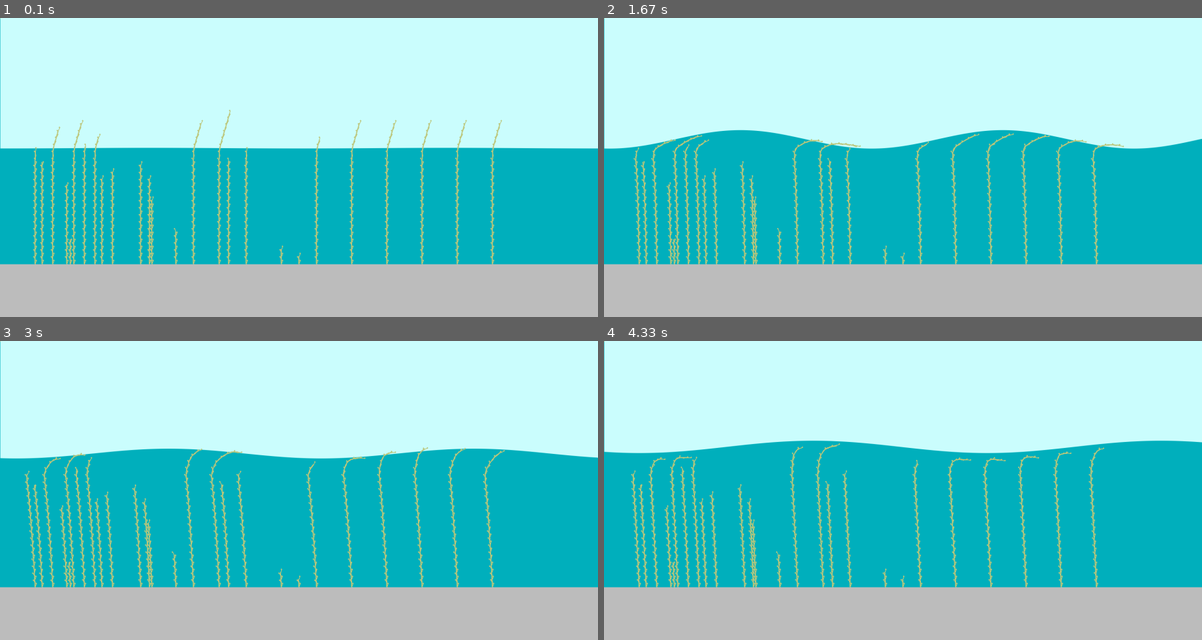
Above: before the commit, frames 1-4 (two rows, left to right).
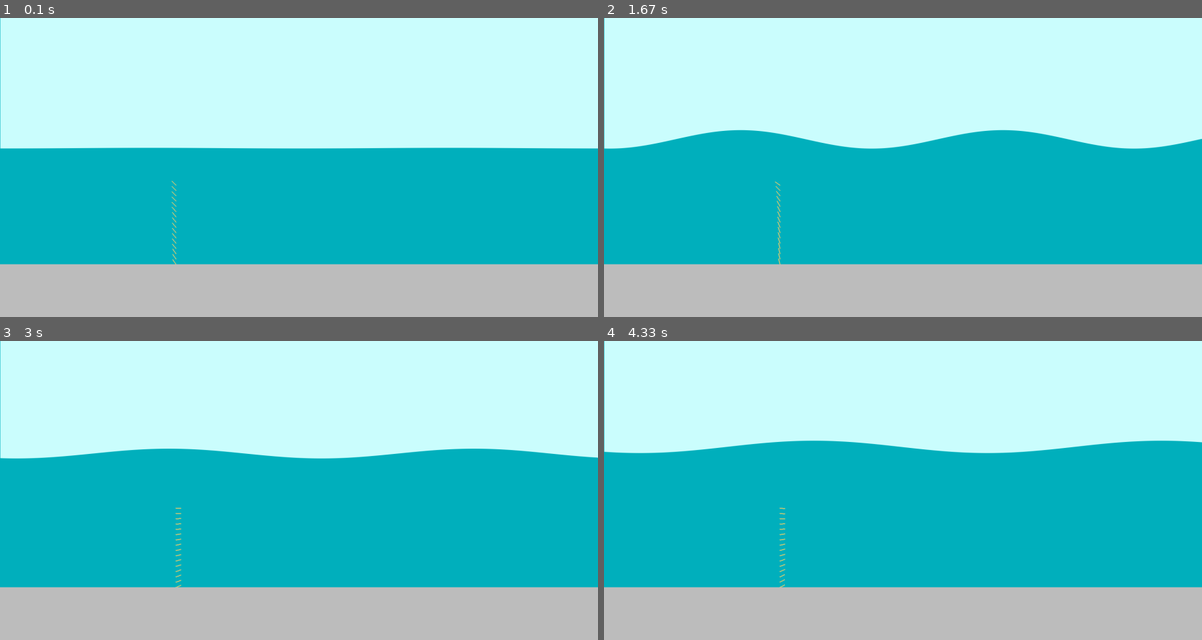
Above: after the commit, the same moments.

Repository: ggalisky/Kelp_sim
Game: pygame game, started from pygame_copy/kelp_sim/kelp_main.py
Same seed, same stepped clock (60 frames per second), same inputs: the game is played once before the commit and once after it.
Inputs (mouse positions are in pixels of both pictures, inside the frame that each line leads up to):
- Up to frame 1 (0.1 s): no input
- Up to frame 2 (1.67 s): hold Q 0.33-0.8 s; hold Right 0.33-0.8 s; move the mouse to (879, 179) at 0.37 s; hold Right 0.83-1.3 s; hold D 0.83-1.3 s; move the mouse to (1094, 158) at 0.87 s; hold Up 1.33-1.63 s; hold W 1.33-1.63 s; move the mouse to (759, 170) at 1.37 s; tap Z at 1.4 s; tap E at 1.48 s
- Up to frame 3 (3 s): hold Right 1.67-2.13 s; hold D 1.67-2.13 s; move the mouse to (113, 445) at 1.7 s; tap Z at 1.73, 2.03, 2.23, 2.53, 2.8 s; hold Left 2.17-2.7 s; hold A 2.17-2.7 s; move the mouse to (388, 385) at 2.2 s; tap X at 2.32 s; hold Down from 2.73 s (still down); hold S from 2.73 s (still down); move the mouse to (370, 517) at 2.77 s; tap E at 2.88 s
- Up to frame 4 (4.33 s): release Down at 3.03 s; release S at 3.03 s; hold Left 3.07-3.47 s; hold A 3.07-3.47 s; move the mouse to (914, 388) at 3.1 s; tap Z at 3.13, 3.43, 3.57, 3.97, 4.27 s; hold Up 3.5-3.87 s; hold W 3.5-3.87 s; move the mouse to (687, 481) at 3.53 s; tap X at 3.65 s; hold Right from 3.9 s (still down); hold D from 3.9 s (still down); move the mouse to (908, 520) at 3.93 s; tap E at 4.05 s

The runs differ from the first frame. In frame 1, 3.6% of the frame differs, in the area x 0-84%, y 0-83%; in frame 2, 3.8%; in frame 3, 3.8%; in frame 4, 3.9%.

Commit message:
oopified some stuff, still cant get Ik to work

Diff:
--- a/pygame_copy/kelp_sim/kelp_main.py
+++ b/pygame_copy/kelp_sim/kelp_main.py
@@ -4,6 +4,8 @@
 from segment import kelp
 from segment import kelp_segment
 from segment import kelp_forest
+
+from segment import segment_chain
 
 sky_blue = (204,255,255)
 monastery_blue = (0,177,190)
@@ -125,6 +127,12 @@
 
     forest_A = kelp_forest(locations,lengths,pygame,screen)
 
+
+
+    test_leaf = segment_chain(15,15,(500,700),screen,pygame)
+
+    test_leaf.render_segments_IK((500,500))
+
     offset = 0
     frequency = 2
     amplitude = 20
@@ -157,21 +165,25 @@
                                 quit()
                         #if keys[pygame.K_p]:
 
+            mouse_x, mouse_y = pygame.mouse.get_pos()
+            mouse_coords = (mouse_x,mouse_y)
+
             clear_screen(screen)
 
+            offset += wave_offset_loop_inc # makes waves look like they flow to the right
+
             wave_cords = draw_sine_wave(screen,offset,frequency,11* counter_amp_output,overallY)
 
-            #kelp_new_test.render_segments_tracking_wave(wave_cords[kelp_new_test.anchor_coord[0]],counter_amp_output*11,wave_cords)
-
-            forest_A.render_kelp_forest(overallY,wave_cords,show_targets,counter_amp_output*11)
-
-            y_value = wave_cords[300]
-
-            #print("overall Y, ", overallY, " local y,", y_value, "delta: ", overallY-y_value)
-
-            #print("freq: ", frequency, " amp: ", amplitude, "overally", overallY)
-
-            offset += wave_offset_loop_inc
+            #forest_A.render_kelp_forest(overallY,wave_cords,show_targets,counter_amp_output*11)
+
+            test_leaf.render_segments_IK(mouse_coords)
+
+
+
+
+
+
+
 
             if keys[pygame.K_q]:
                 frequency+=.01
--- a/pygame_copy/kelp_sim/segment.py
+++ b/pygame_copy/kelp_sim/segment.py
@@ -7,7 +7,7 @@
 
 
 ###
-class kelp_segment:
+class segment:
 
     def __init__(self,start_angle,length, surface, pygameobj,parent=None,start_point=None,  angle_recovery_delay =1,joint_stiffness = 1,angle_overshoot = 0, child = None):
 
@@ -26,14 +26,6 @@
         self.segment_number = 0
         self.child = child
 
-        self.leaf_stem_point = (0,0)
-        self.leaf_stem_length = 10
-        self.leaf_stem_angle = 0
-        self.leaf = None # can be None, left, or right
-        self.leaf_key_points = [(0,0)]
-
-
-
         self.parent = parent
         if parent:
             self.segment_number = parent.segment_number + 1
@@ -67,8 +59,6 @@
         self.pg.draw.circle(self.surface, color, self.start_point, thickness/2)
         self.pg.draw.circle(self.surface, color, self.end_point, thickness/2)
 
-        self.draw_leaf(color, thickness-1)
-
     def angle_from_dx_dy(self, dx,dy):
         return math.atan2(dy,dx)
 
@@ -236,79 +226,17 @@
         if show_targets:
             self.render_target_point((target_x,target_y))
 
-        if self.leaf:
-                self.solve_leaf_position()
-
-    def solve_leaf_position(self):
-        # (x₁ + x₂)/2, (y₁ + y₂)/2.
-
-        leaf_stem_min_angle = math.pi/8
-
-        if self.target_group == "SURFACE":
-            #allow for leaf_stem_angle to be changed when the kelp is on the surface
-            leaf_stem_min_angle = math.pi/20
-            pass
-
-        leaf_stem_length = self.leaf_stem_length
-
-        self.leaf_stem_point = ( (self.start_point[0] + self.end_point[0])/2 , (self.start_point[1] + self.end_point[1])/2 )
-
-        target = (0,0)
-
-        target_reach = 40
-
-        if self.leaf == "RIGHT":
-            self.leaf_stem_angle = self.angle + leaf_stem_min_angle
-            target = (self.leaf_stem_point[0]+ target_reach, self.leaf_stem_point[1] +target_reach)
-
-        elif self.leaf == "LEFT":
-            self.leaf_stem_angle = self.angle - leaf_stem_min_angle
-            target = (self.leaf_stem_point[0] - target_reach, self.leaf_stem_point[1] + target_reach)
-
-        # need to get end point based on
-
-        self.leaf_key_points[0] = ( leaf_stem_length * math.cos(self.leaf_stem_angle) + self.leaf_stem_point[0], leaf_stem_length * math.sin(self.leaf_stem_angle) + self.leaf_stem_point[1] )#x = r cosθ and y = r sinθ
-
-        if self.leaf == "RIGHT":
-            self.leaf_stem_angle = self.angle + leaf_stem_min_angle
-            target = (self.leaf_stem_point[0]+ target_reach, self.leaf_stem_point[1] +target_reach)
-
-        elif self.leaf == "LEFT":
-            self.leaf_stem_angle = self.angle - leaf_stem_min_angle
-            target = (self.leaf_stem_point[0] - target_reach, self.leaf_stem_point[1] + target_reach)
-
-
-        '''
-        self.solve_ik(0, self.leaf_key_points[-1], target)
-
-        angle = 0
-        for i in range(1, len(self.leaf_key_points)):
-            angle += self.leaf_angles[i-1]
-            self.leaf_key_points[i] = self.leaf_key_points[i-1] + self.rel_points[i-1].rotate(angle)
-            '''
 
 
 
         #print(self.leaf_key_points)
-    def draw_leaf(self, color, thickness):
-
-        self.pg.draw.line(self.surface, color, self.leaf_stem_point, self.leaf_key_points[0], int(thickness))
-        #self.pg.draw.circle(self.surface, color, self.leaf_key_points[0], thickness+1)
-        self.pg.draw.circle(self.surface, color, self.leaf_key_points[0], thickness+.5)
+
 
         #print("START")
 
-
-
-
-
-
-
-
-
-class kelp:
-
-    def __init__(self,length,num_segments,anchor_coord, screen, pygame_obj, leaf_density=None):
+class segment_chain:
+
+    def __init__(self,length,num_segments,anchor_coord, screen, pygame_obj):
 
         self.length = length
         self.anchor_coord = anchor_coord
@@ -317,23 +245,181 @@
         self.segments_lengths = self.generate_segments_lengths(self.length, self.num_segments)
         self.screen = screen
         self.pygame_obj = pygame_obj
+
+        self.generate_segments()
+
+    def generate_segments_lengths(self, length, num_segments):
+        segment_length_list =[]
+
+        for x in range(num_segments):
+            segment_length_list.append(length)
+
+
+        return segment_length_list
+
+    def generate_segments(self):
+
+        self.segments.append(segment((-math.pi*.5),
+            self.segments_lengths[0],self.screen,self.pygame_obj,None,self.anchor_coord,1,.01))
+        for x in range(0, int(len(self.segments_lengths))):
+            self.segments.append(segment((-math.pi*.5),
+            self.segments_lengths[x],self.screen,self.pygame_obj,self.segments[x],None,1,.012))
+
+        for x in range (len(self.segments),0):
+            if not x == 0:
+                seg = self.segments[x]
+                seg.child = self.segments[x-1]
+
+    def render_segments(self, mouse_coords):
+
+        for seg in self.segments:
+            seg.draw_segment(kelp_green_2, 5)
+            seg.seg_follow_mouse(mouse_coords)
+
+    def render_segments_tracking_curve(self, wave_y, wave_amp, wave_list,show_targets):
+
+        for seg in self.segments:
+            seg.draw_segment(kelp_green_2, 3)
+            seg.follow_wave(wave_y,wave_amp,wave_list,show_targets)
+
+    def render_segments_IK(self,target):
+
+        self.IK_solver(self.segments,target)
+
+        for seg in self.segments:
+            seg.draw_segment(kelp_green_2, 3)
+
+    def IK_solver(self, segments, target_point):
+
+        segments_to_update = []
+
+        print("started IK solver")
+        print("len(segments) ", len(segments))
+
+        for index in range(len(segments)-1,-1,-1):
+
+            print("index: ", index)
+
+            segments_to_update.insert(0,segments[index])
+
+            #print("segments to update: ", segments_to_update)
+
+            for seg in segments_to_update:
+
+
+
+                #get delta between current endpoint and target
+
+
+                dx = seg.end_point[0] - target_point[0]
+                dy = seg.end_point[1] - target_point[1]
+
+                #get new angle from delta
+                new_angle = math.atan2(dy,dx)
+
+                seg.angle = new_angle
+
+                #get new endpoint from angle
+
+                new_endpoint_x = -seg.length * math.cos(seg.angle) + seg.start_point[0]
+                new_endpoint_y = -seg.length * math.sin(seg.angle) + seg.start_point[1]
+
+                seg.end_point = (new_endpoint_x,new_endpoint_y)
+
+
+
+                if seg.child == None and seg.end_point == target_point:
+                    return True #perfect solve found
+
+        return False #imperfect solve found
+
+class kelp_segment(segment):
+
+    def __init__(self, start_angle, length, surface, pygameobj, parent=None, start_point=None, angle_recovery_delay=1, joint_stiffness=1, angle_overshoot=0, child=None):
+        super().__init__(start_angle, length, surface, pygameobj, parent, start_point, angle_recovery_delay, joint_stiffness, angle_overshoot, child)
+
+        self.leaf_stem_point = (0,0)
+        self.leaf_stem_length = 10
+        self.leaf_stem_angle = 0
+        self.leaf = None # can be None, left, or right
+        self.leaf_key_points = [(0,0)]
+
+    def draw_segment(self,color,thickness):
+
+        super().draw_segment(color,thickness)
+
+        self.draw_leaf(color, thickness-1)
+
+    def draw_leaf(self, color, thickness):
+
+        self.pg.draw.line(self.surface, color, self.leaf_stem_point, self.leaf_key_points[0], int(thickness))
+        #self.pg.draw.circle(self.surface, color, self.leaf_key_points[0], thickness+1)
+        self.pg.draw.circle(self.surface, color, self.leaf_key_points[0], thickness+.5)
+
+    def solve_leaf_position(self):
+        # (x₁ + x₂)/2, (y₁ + y₂)/2.
+
+        leaf_stem_min_angle = math.pi/8
+
+        if self.target_group == "SURFACE":
+            #allow for leaf_stem_angle to be changed when the kelp is on the surface
+            leaf_stem_min_angle = math.pi/20
+            pass
+
+        leaf_stem_length = self.leaf_stem_length
+
+        self.leaf_stem_point = ( (self.start_point[0] + self.end_point[0])/2 , (self.start_point[1] + self.end_point[1])/2 )
+
+        target = (0,0)
+
+        target_reach = 40
+
+        if self.leaf == "RIGHT":
+            self.leaf_stem_angle = self.angle + leaf_stem_min_angle
+            target = (self.leaf_stem_point[0]+ target_reach, self.leaf_stem_point[1] +target_reach)
+
+        elif self.leaf == "LEFT":
+            self.leaf_stem_angle = self.angle - leaf_stem_min_angle
+            target = (self.leaf_stem_point[0] - target_reach, self.leaf_stem_point[1] + target_reach)
+
+        # need to get end point based on
+
+        self.leaf_key_points[0] = ( leaf_stem_length * math.cos(self.leaf_stem_angle) + self.leaf_stem_point[0], leaf_stem_length * math.sin(self.leaf_stem_angle) + self.leaf_stem_point[1] )#x = r cosθ and y = r sinθ
+
+        if self.leaf == "RIGHT":
+            self.leaf_stem_angle = self.angle + leaf_stem_min_angle
+            target = (self.leaf_stem_point[0]+ target_reach, self.leaf_stem_point[1] +target_reach)
+
+        elif self.leaf == "LEFT":
+            self.leaf_stem_angle = self.angle - leaf_stem_min_angle
+            target = (self.leaf_stem_point[0] - target_reach, self.leaf_stem_point[1] + target_reach)
+
+
+        '''
+        self.solve_ik(0, self.leaf_key_points[-1], target)
+
+        angle = 0
+        for i in range(1, len(self.leaf_key_points)):
+            angle += self.leaf_angles[i-1]
+            self.leaf_key_points[i] = self.leaf_key_points[i-1] + self.rel_points[i-1].rotate(angle)
+            '''
+
+
+    def follow_wave(self, wave_y_coord, wave_amplitude, wave_curve_list,show_targets):
+        super().follow_wave(wave_y_coord, wave_amplitude, wave_curve_list,show_targets)
+
+        if self.leaf:
+                self.solve_leaf_position()
+
+class kelp(segment_chain):
+
+    def __init__(self, length, num_segments, anchor_coord, screen, pygame_obj, leaf_density=None):
+        super().__init__(length, num_segments, anchor_coord, screen, pygame_obj)
+
         self.leaf_density = leaf_density
-
-        self.generate_segments()
 
         if leaf_density:
             self.assign_leaves()
-
-            pass
-
-    def generate_segments_lengths(self, length, num_segments):
-        segment_length_list =[]
-
-        for x in range(num_segments):
-            segment_length_list.append(length)
-
-
-        return segment_length_list
 
     def generate_segments(self):
 
@@ -345,8 +431,8 @@
 
         for x in range (len(self.segments),0):
             if not x == 0:
-                segment = self.segments[x]
-                segment.child = self.segments[x-1]
+                seg = self.segments[x]
+                seg.child = self.segments[x-1]
 
     def assign_leaves(self):
         step = 30
@@ -362,26 +448,15 @@
         leaf_right = True
 
         for x in range(0,len(self.segments),step):
-            segment = self.segments[x]
+            seg = self.segments[x]
             if leaf_right:
-                segment.leaf = "RIGHT"
+                seg.leaf = "RIGHT"
             else:
-                segment.leaf = "LEFT"
+                seg.leaf = "LEFT"
 
             leaf_right = not leaf_right
 
 
-    def render_segments(self, mouse_coords):
-
-        for segment in self.segments:
-            segment.draw_segment(kelp_green_2, 5)
-            segment.seg_follow_mouse(mouse_coords)
-
-    def render_segments_tracking_wave(self, wave_y, wave_amp, wave_list,show_targets):
-
-        for segment in self.segments:
-            segment.draw_segment(kelp_green_2, 3)
-            segment.follow_wave(wave_y,wave_amp,wave_list,show_targets)
 
 class kelp_forest:
 
@@ -405,33 +480,24 @@
             wave_amp = -(overall_y - wave_y)
             if trad_amp:
                 wave_amp = trad_amp
-            x.render_segments_tracking_wave(wave_y,wave_amp,wave_list,show_targets)
-
-
-
-def IK_solver(points,angles,target):
-
-    points_to_return = [0]
-    angles_to_return = [0]
-    angles_to_update = [0]
-
-    for x in range(0,(points-1)):
-        angles_to_update.insert(angles_to_update[0]+1)
-
-        #update angles
-
-        if points(len(points)-1) == target:
-            #perfect solve found
-            return (points_to_return, angles_to_return)
-            pass
-
-    #imperfect solve
-    return (points_to_return, angles_to_return)
+            x.render_segments_tracking_curve(wave_y,wave_amp,wave_list,show_targets)
+
+
+'''
+
+
+'''
+
+
+
+
+
 
 
     #update first angle
     #if endpoint = goal done
     #update second angle, first angle
     #if endpoint = goal done
+
     #update thrid angle, second angle, first angle
     #if endpoint = goal done
Not shown, changed: pygame_copy/kelp_sim/dev_notes.md
